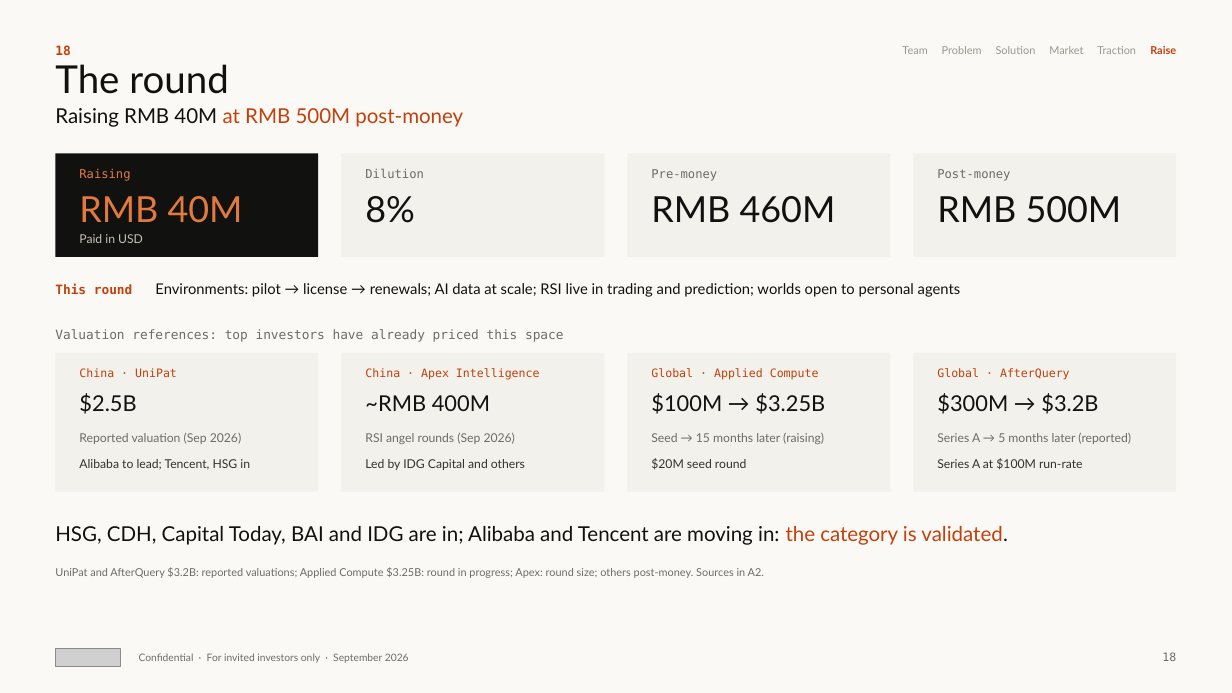
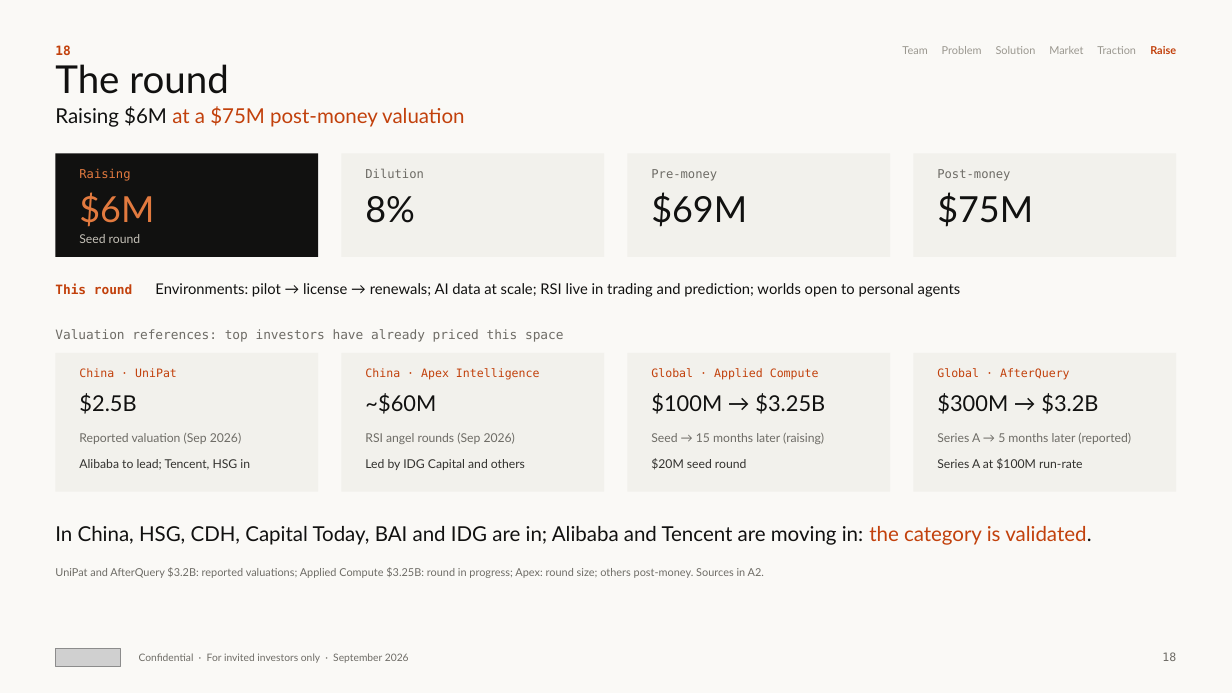
Before and after one commit to wangchen0802/Delta1, a slide deck: slide 18 of SimReal-BP-v29-EN.pptx. Drawn at 1232x693 pixels with LibreOffice and Linux fonts; fonts in the diff are those of the drawing; grey boxes stand for pictures. Boxes give left, top, right and bottom in pixels: in the first picture for what was removed or moved away, otherwise in the second. Text is boxed around its words. In the diff, an @@ line names an element or a change of style, - is before the commit and + after.

```diff
--- a/SimReal-BP-v29-EN.pptx
+++ b/SimReal-BP-v29-EN.pptx
@@ text at (55,106,464,127): text changed @@
-Raising RMB 40M at RMB 500M post-money
+Raising $6M at a $75M post-money valuation
@@ text at (79,192,154,227): text changed @@
-RMB 40M
+$6M
@@ text at (651,192,747,227): text changed @@
-RMB 460M
+$69M
@@ text at (937,192,1033,227): text changed @@
-RMB 500M
+$75M
@@ text at (79,234,140,243): text changed @@
-Paid in USD
+Seed round
@@ text at (365,393,436,414): text changed @@
-~RMB 400M
+~$60M
@@ text at (55,526,1091,545): text changed @@
-HSG, CDH, Capital Today, BAI and IDG are in; Alibaba and Tencent are moving in: the category is validated.
+In China, HSG, CDH, Capital Today, BAI and IDG are in; Alibaba and Tencent are moving in: the category is validated.
```
Also in this commit, not shown: 6 other slides changed, 7 other files.
